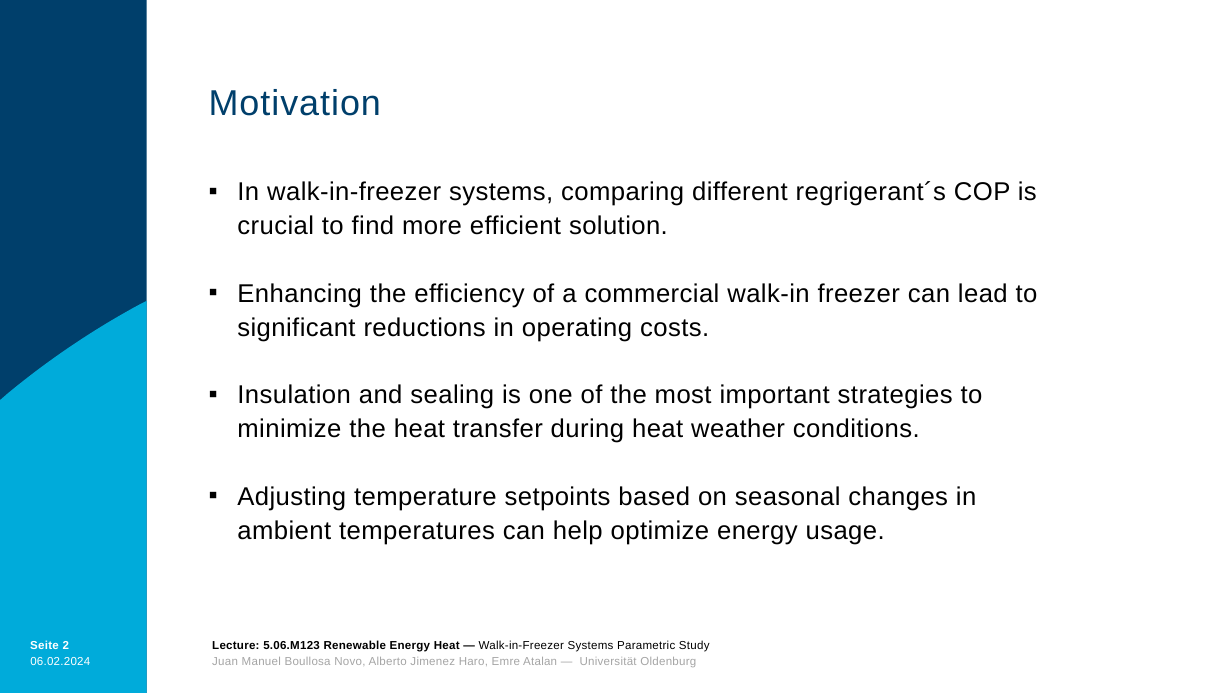
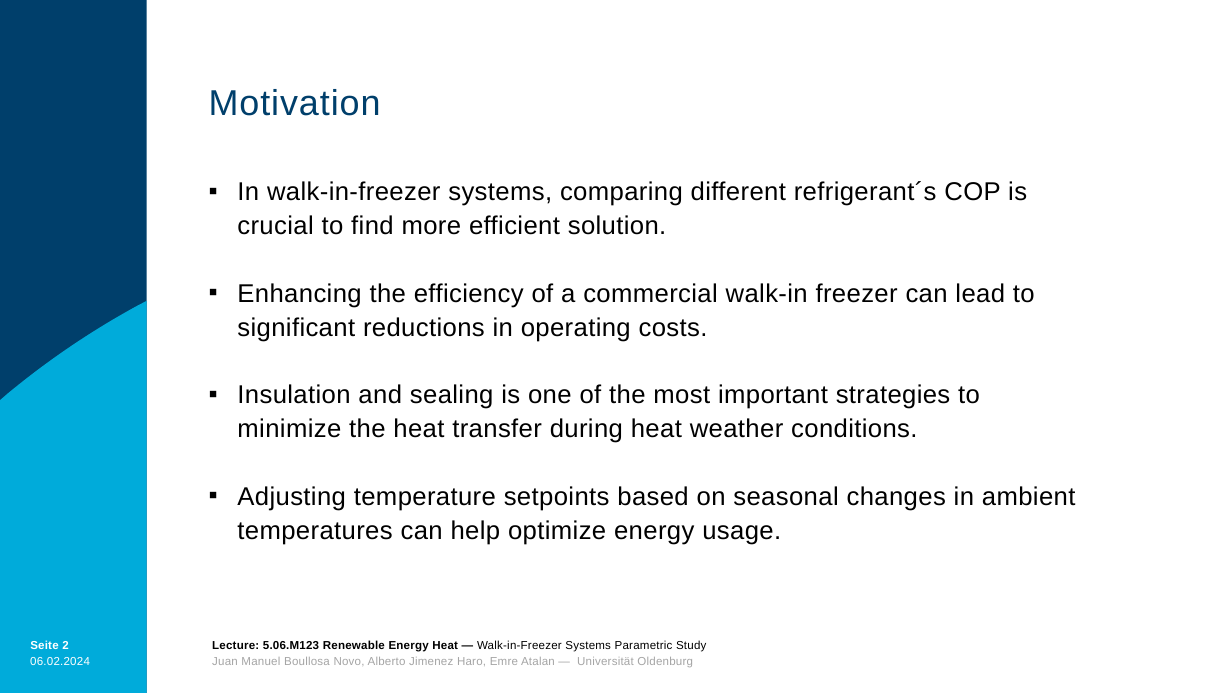
Before and after one commit to boujuan/Renewable_Energy_Heat, a slide deck: slide 2 of REH_Presentation.pptm. Drawn at 1232x693 pixels with LibreOffice and Linux fonts; fonts in the diff are those of the drawing; background and template pictures are left out. Boxes give left, top, right and bottom in pixels: in the first picture for what was removed or moved away, otherwise in the second. Text is boxed around its words. In the diff, an @@ line names an element or a change of style, - is before the commit and + after.

Commit message:
Presentation Push

```diff
--- a/REH_Presentation.pptm
+++ b/REH_Presentation.pptm
@@ text at [237,181,1027,235]: text changed @@
-▪ In walk-in-freezer systems, comparing different regrigerant´s COP is crucial to find more efficient solution.
+▪ In walk-in-freezer systems, comparing different refrigerant´s COP is crucial to find more efficient solution.
```
Also in this commit, not shown: 7 other slides changed, 4 slides added, 3 slides removed.
